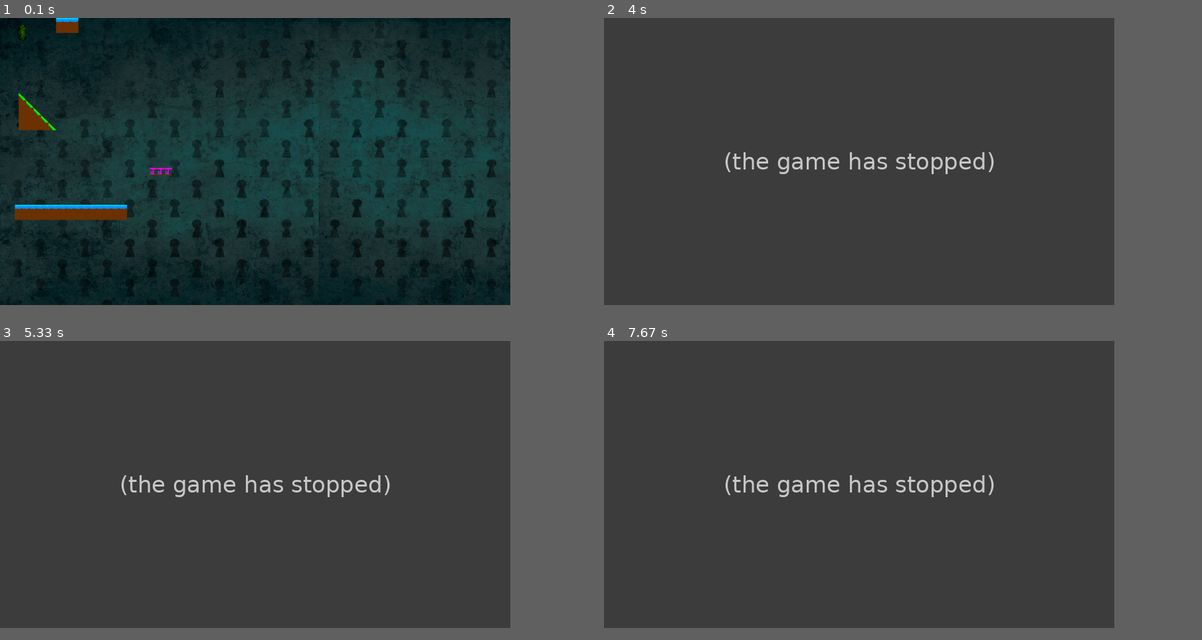
Above: before the commit, frames 1-4 (two rows, left to right).
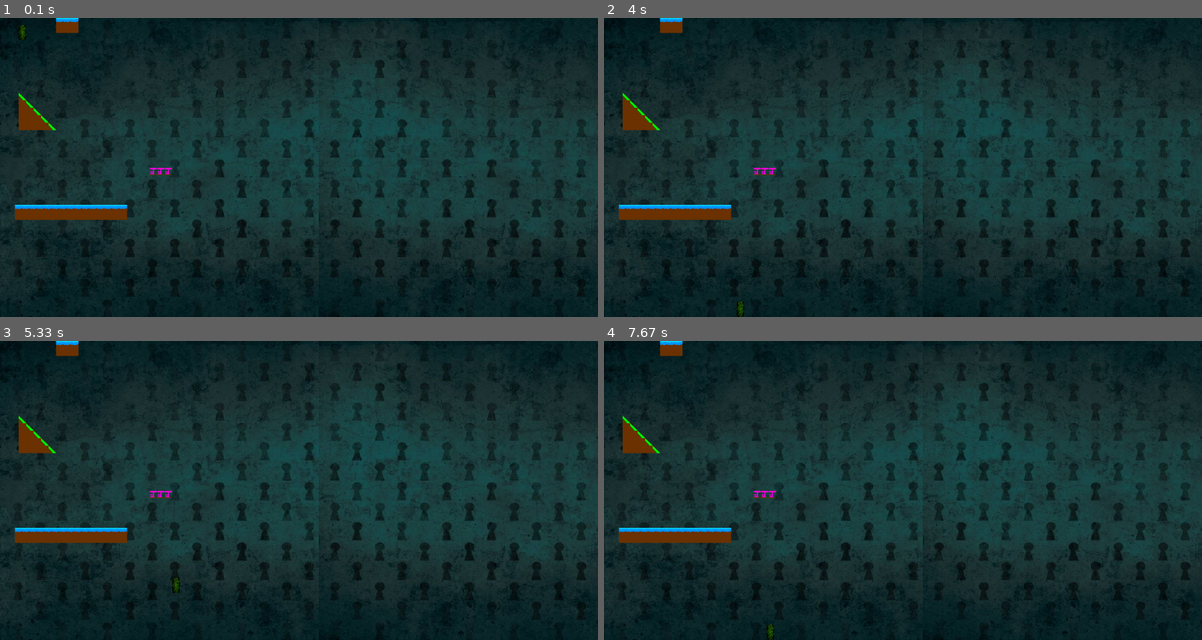
Above: after the commit, the same moments.

Repository: bouleaulama30/platformer_pygame
Game: pygame game, started from platformer_main.py
Same seed, same stepped clock (60 frames per second), same inputs: the game is played once before the commit and once after it.
Inputs:
- Up to frame 1 (0.1 s): no input
- Up to frame 2 (4 s): hold Right 0.33-0.8 s; hold Up 0.83-1.13 s; hold Right 1.17-1.63 s; hold Left 1.67-2.2 s; hold Left 2.23-2.63 s; hold Up 2.67-3.03 s; hold Right 3.07-3.7 s; hold Left from 3.73 s (still down)
- Up to frame 3 (5.33 s): release Left at 4.2 s; hold Right 4.23-4.7 s; hold Up 4.73-5.03 s; hold Right from 5.07 s (still down)
- Up to frame 4 (7.67 s): release Right at 5.53 s; hold Left 5.57-6.1 s; hold Left 6.13-6.53 s; hold Up 6.57-6.93 s; hold Right 6.97-7.6 s; hold Left from 7.63 s (still down)
The window is 768x432 before the commit and 900x450 after it. Grey fills any space a smaller window leaves; there, only what the larger window draws over its background counts as a difference.

The runs differ from the first frame. In frame 1, 4.3% of the frame differs, in the area x 25-100%, y 15-89%; in frame 2, 86%, in the area x 0-100%, y 0-100%; in frame 3, 86%; in frame 4, 86%.
Before the commit the program exited at 3.75 s; later frames show no game.

Commit message:
fixed jump loophole

Diff:
--- a/platformer_main.py
+++ b/platformer_main.py
@@ -14,7 +14,7 @@
 FPS = 200
 
 
-display = pygame.display.set_mode((1366, 768)) # crée une surface pour la fenêtre (largeur, hauteur) de la fenetre
+display = pygame.display.set_mode((largeur_fenetre, hauteur_fenetre)) # crée une surface pour la fenêtre (largeur, hauteur) de la fenetre
 background = pygame.transform.scale(pygame.image.load("SpritesBackground/background_key.jpg"), (largeur_fenetre, hauteur_fenetre))
 
 
@@ -76,8 +76,6 @@
 
 	# fixer le nombre de fps sur ma clock
 	clock.tick(FPS)
-	if player.offlimits() :
-		print("YOU LOSE")
-		exit()
+
 
 pygame.quit() # important
--- a/player.py
+++ b/player.py
@@ -31,6 +31,9 @@
 
     def is_colliding(self, t_blocks):
         l=[False,False,False, ""] #l = [isColliding, isJumping, isSlipping, "shapeCollided"]
+        if self.offlimits() :
+            return [True, False, False, "rect"]
+
         for b in t_blocks:
             if self.posx < b.posx + b.w and self.posx + self.w > b.posx and self.posy < b.posy + b.h and self.posy + self.h > b.posy:
                 if not b.isTriangle :
@@ -88,7 +91,6 @@
             self.vely= -800
             play('jump')
 
-        print(self.coll)
         #teste déplacement x
         depx*=dt
         self.posx+=depx
@@ -128,7 +130,7 @@
         #pour le jump du champignon
         if self.coll[1]:
             self.vely= -800
-            #self.vely+=100*dt
+            self.vely+=2000*dt
             self.posy+=self.vely*dt
             play('rebond')
 
@@ -159,6 +161,8 @@
                     self.posx -= abs(self.vely)*dt
             #Mais s'il se tape un rectangle, c'est peut-être qu'il était sur un triangle avant et devrait continuer à glisser
             #Urgh, il y a aussi le cas où il s'est retrouvé en l'air juste pendant 1 frame
+            #Il y a aussi le cas triangle -> coin rectangle -> air -> coin rectangle, mais franchement flemme
+            #Faudrait s'y prendre d'une autre manière...
             elif (self.collisionPrecedente[0] and self.collisionPrecedente[3] != "rect") or (not self.collisionPrecedente[0] and collisionPenultieme[0] and collisionPenultieme[3] != "rect") :
                 if self.collisionPrecedente[3] == "NO" :
                     self.posy += abs(self.vely)*dt
@@ -170,6 +174,15 @@
                     self.posy -= abs(self.vely)*dt
             else :
                 self.vely*=0
+
+            #normalement, il ne devrait plus rien toucher
+            #S'il était en train de collide avec la tête, il ne faut pas qu'il soit grounded ! Testons ça
+            self.posy -= 2000*dt #on le remonte un poil
+            if self.is_colliding(t_blocks)[0] :
+                self.is_grounded = False
+            self.posy += 2000*dt #on le redescend à l'état avant-test
+
+
 
         #gère les changements de skins pendant/juste après un saut
         if not self.is_grounded :
@@ -192,6 +205,6 @@
         """
         retourne True si le player est hors de l'écran
         """
-        if self.posx < 0 or self.posy < 0 or self.posx + self.w > largeur_fenetre or self.posy + self.h > hauteur_fenetre :
+        if self.posx < 0 or self.posy < 0 or self.posx + self.w > largeur_fenetre or self.posy + self.h >= hauteur_fenetre :
             return True
         return False
